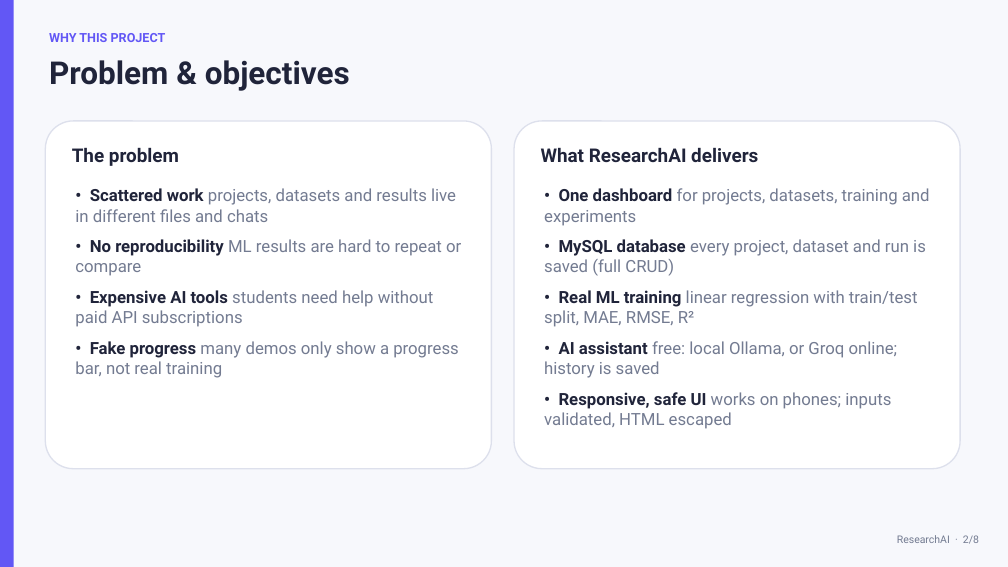
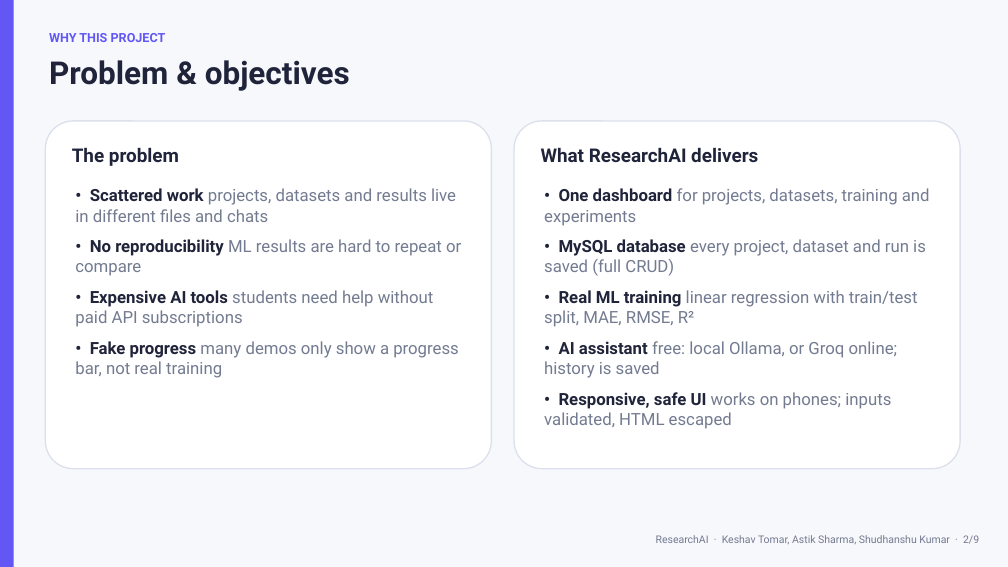
Before and after one commit to keshavtomar1606-gif/AI_Research_Plateform, a slide deck: slide 2 of docs/presentation/ResearchAI_Review1.pptx. Drawn at 1008x567 pixels with LibreOffice and Linux fonts; fonts in the diff are those of the drawing. Boxes give left, top, right and bottom in pixels: in the first picture for what was removed or moved away, otherwise in the second. Text is boxed around its words. In the diff, an @@ line names an element or a change of style, - is before the commit and + after.

```diff
--- a/docs/presentation/ResearchAI_Review1.pptx
+++ b/docs/presentation/ResearchAI_Review1.pptx
@@ text at [656,535,979,544]: text changed @@
-ResearchAI · 2/8
+ResearchAI · Keshav Tomar, Astik Sharma, Shudhanshu Kumar · 2/9
```
Also in this commit, not shown: 7 other slides changed, 1 slide added.
